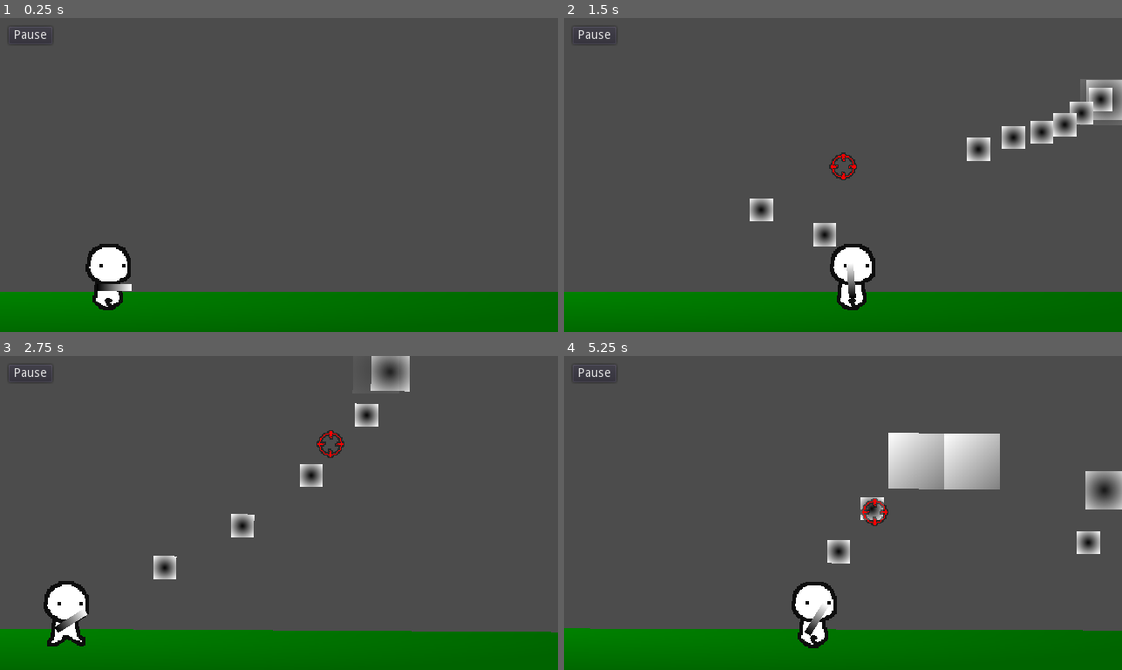
Above: before the commit, frames 1-4 (two rows, left to right).
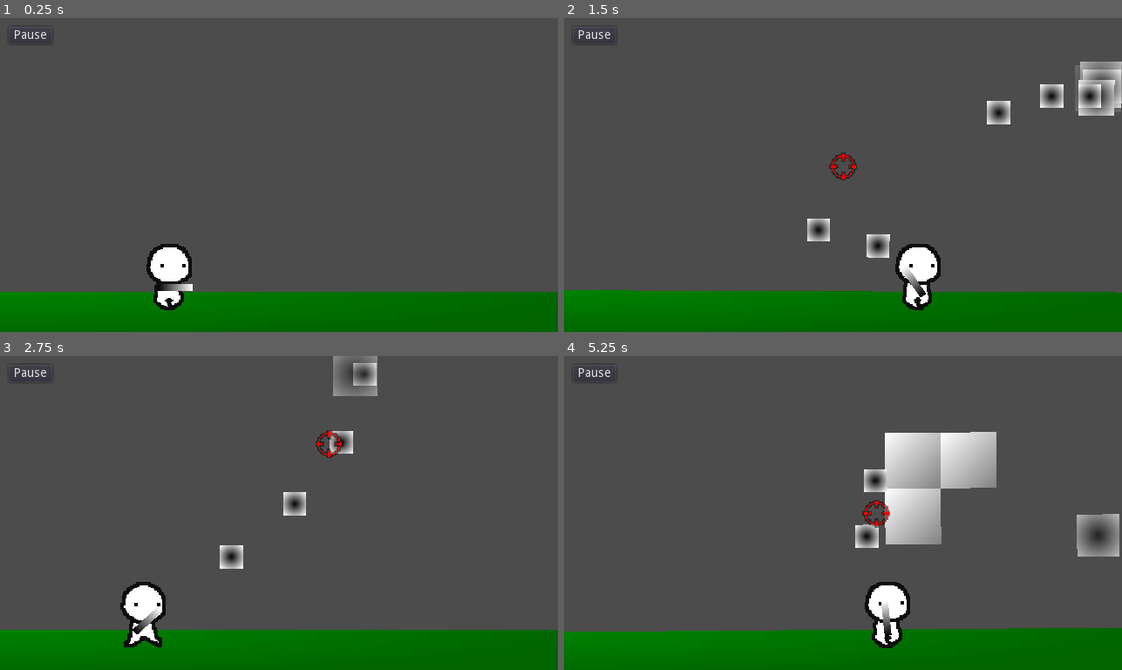
Above: after the commit, the same moments.

Repository: dranik544/explanation-overdue
Game: Godot game, scene res://scenes/main.tscn
Same seed, same stepped clock (60 frames per second), same inputs: the game is played once before the commit and once after it.
Inputs (mouse positions are in pixels of both pictures, inside the frame that each line leads up to):
- Up to frame 1 (0.25 s): no input
- Up to frame 2 (1.5 s): tap Enter at 0.5 s; move the mouse to (965, 159) at 0.52 s; press the mouse at (965, 159) at 0.53 s; hold D (RIGHT) 0.53-1.25 s; tap W (JUMP) at 0.77 s; release the mouse at (965, 159) at 1.25 s; drag from (731, 190) to (1066, 118) at 1.27 s
- Up to frame 3 (2.75 s): move the mouse to (334, 443) at 2.02 s; press the mouse at (334, 443) at 2.03 s; hold A (LEFT) from 2.03 s (still down)
- Up to frame 4 (5.25 s): release A (LEFT) at 2.75 s; release the mouse at (898, 443) at 2.75 s; drag from (815, 575) to (882, 469) at 2.77 s; move the mouse to (1010, 560) at 3.52 s; press the mouse at (1010, 560) at 3.53 s; hold D (RIGHT) 3.53-4.25 s; tap W (JUMP) at 3.77 s; release the mouse at (1010, 560) at 4.25 s; drag from (675, 465) to (1021, 560) at 4.27 s; move the mouse to (870, 513) at 5.02 s; press the mouse at (870, 513) at 5.03 s; hold D (RIGHT) from 5.03 s (still down)

The runs differ from the first frame. In frame 1, 2.6% of the frame differs, in the area x 15-35%, y 71-94%; in frame 2, 6.4%; in frame 3, 5.7%; in frame 4, 7.6%, in the area x 0-100%, y 24-94%.

Commit message:
здоровье и урон на игрока + глазiкi) + новый тип блока

Diff:
--- a/project.godot
+++ b/project.godot
@@ -29,6 +29,30 @@
 [gui]
 
 common/drop_mouse_on_gui_input_disabled=true
+
+[importer_defaults]
+
+texture={
+"compress/bptc_ldr": 0,
+"compress/hdr_mode": 0,
+"compress/lossy_quality": 0.7,
+"compress/mode": 0,
+"compress/normal_map": 0,
+"detect_3d": true,
+"flags/anisotropic": false,
+"flags/filter": false,
+"flags/mipmaps": false,
+"flags/repeat": 0,
+"flags/srgb": 2,
+"process/HDR_as_SRGB": false,
+"process/fix_alpha_border": true,
+"process/invert_color": false,
+"process/normal_map_invert_y": false,
+"process/premult_alpha": false,
+"size_limit": 0,
+"stream": false,
+"svg/scale": 1.0
+}
 
 [input]
 
--- a/scenes/blocks/block_1.gd
+++ b/scenes/blocks/block_1.gd
@@ -6,7 +6,11 @@
 var maxHealth: int                          # максимальное здоровье блока
 
 export var health: int = 4                  # здоровье блока (блять здоровье у блока, ахуенно просто)
-enum blockType {default}                    # все типы блоков
+# все типы блоков
+enum blockType {
+	default,
+	undamaged
+}
 export(blockType) var currentBlockType      # текущий тип блока
 export(bool) var startedDeactivate = true   # стартовая деактивация
 
@@ -23,7 +27,7 @@
 
 	if Global.enableAnimations:
 		match currentBlockType:
-			0:
+			blockType.default:
 				var tweenDamage: Tween = Tween.new()
 				add_child(tweenDamage)
 
@@ -42,6 +46,8 @@
 				yield(tweenDamageR, "tween_completed")
 
 				tweenDamageR.queue_free()
+#			blockType.undamaged:   # у этого типа блока нет анимации получения урона
+#
 
 	# если здоровья меньше или равно нулю, то ...
 	if health <= 0:
@@ -51,7 +57,7 @@
 
 		# ... запускаем анимацию в зависимости от типа блока
 		match currentBlockType:
-			0:
+			blockType.default:
 				if Global.enableAnimations:
 					var tween: Tween = Tween.new()
 					add_child(tween)
--- a/scenes/blocks/block_1.tscn
+++ b/scenes/blocks/block_1.tscn
@@ -18,6 +18,8 @@
 collision_layer = 4
 collision_mask = 8
 script = ExtResource( 1 )
+health = 9999
+currentBlockType = 1
 
 [node name="CollisionShape2D" type="CollisionShape2D" parent="."]
 shape = SubResource( 1 )
--- a/scenes/deathZone.gd
+++ b/scenes/deathZone.gd
@@ -1,6 +1,6 @@
 extends Area2D
 
-export(Vector2) var defaultPlayerPosition = Vector2(-155, 100)
+export(Vector2) var defaultPlayerPosition = Vector2(-100, 90)
 
 
 func _ready():
@@ -9,3 +9,4 @@
 func bodyEntered(body: Node2D):
 	if body.is_in_group("player"):
 		body.global_position = defaultPlayerPosition
+		if body.has_method("damage"): body.damage(10)
--- a/scenes/main.tscn
+++ b/scenes/main.tscn
@@ -169,7 +169,7 @@
 projectileScene = ExtResource( 4 )
 
 [node name="player" parent="." instance=ExtResource( 1 )]
-position = Vector2( -155, 100 )
+position = Vector2( -100, 90 )
 poolPath = NodePath("../ProjectilePool")
 cameraPath = NodePath("../Camera2D")
 
--- a/scenes/player/player.gd
+++ b/scenes/player/player.gd
@@ -1,6 +1,7 @@
 extends KinematicBody2D
 
 onready var sprite: AnimatedSprite = $Sprite
+onready var spriteEyes: AnimatedSprite = $eyes
 onready var aimSprite: Sprite = $aimSprite
 onready var weapon: Sprite = $weapon
 onready var projectileTimer: Timer = $projectileTimer
@@ -28,6 +29,9 @@
 export(float) var deaccelerationMove = 60.0       # плавность конца ходьбы
 export(bool) var enableMaxDistanceAim = true      # включить ограничения прицела по растоянию
 export(float) var maxDistanceAim = 75.0           # ограничения прицела по растоянию
+export(int) var health = 100                      # здоровье игрока
+var maxHealth: int = health                       # максимальное возможное здоровье
+
 export(NodePath) var poolPath                                                 # ПУТЬ К внешний пул проджектайлов
 onready var pool: Node2D = get_node(poolPath) if poolPath else null           # внешний пул проджектайлов
 export(NodePath) var cameraPath                                               # ПУТЬ К камера
@@ -143,6 +147,10 @@
 			touchMoveStart = event.position
 			touchMoveDragOffset = Vector2.ZERO
 		else:
+			# ВАЖНАЯ ЗАМЕТКА НА БУДУЩЕЕ:
+			# у всех устройств экраны разные, поэтому стоит расчитывать высоту свайпа с учётом
+			# размера экрана, иначе будет ооочень плохо.
+
 			# если игрок сделал свайп вверх и он на полу, то можно ебануть вверх
 			if touchMoveStart.y - event.position.y > 50.0 and is_on_floor():
 				velocity.y = jumpVelocity
@@ -153,7 +161,7 @@
 		touchMoveDragOffset.x = (event.position.x - touchMoveStart.x) * Global.sensivityMove
 
 		if touchMoveStart.y - event.position.y > 80.0 and is_on_floor():
-			velocity.y = jumpVelocity
+			velocity.y = jumpVelocity * (touchMoveStart.y - event.position.y) * 0.01
 			touchMoveStart.y = event.position.y
 
 func rightTouch(event: InputEvent):
@@ -238,3 +246,33 @@
 
 	if not touchAimActive:
 		aimSprite.visible = false
+
+func damage(count: int):
+	if health <= 0: return
+
+	health -= count
+	print("player health: ", str(health))
+
+	if health <= 0: death()
+
+	if Global.enableAnimations:
+		var tween: Tween = Tween.new()
+		add_child(tween)
+
+		spriteEyes.animation = "damageEyes_" + str(sprite.animation)
+		print("damageEyes_" + str(sprite.animation))
+
+		tween.interpolate_property(sprite, "modulate", sprite.modulate, Color(1.0, 0.0, 0.0, 1.0), 0.1, Tween.TRANS_CIRC, Tween.EASE_IN)
+		tween.start()
+		yield(tween, "tween_completed")
+
+		tween.interpolate_property(sprite, "modulate", sprite.modulate, Color(1.0, 1.0, 1.0, 1.0), 2.0, Tween.TRANS_CIRC, Tween.EASE_OUT)
+		yield(tween, "tween_completed")
+
+		spriteEyes.animation = "none"
+
+		tween.queue_free()
+
+func death():
+	pass
+	# будет сделано позже
--- a/scenes/player/player.tscn
+++ b/scenes/player/player.tscn
@@ -1,28 +1,13 @@
-[gd_scene load_steps=11 format=2]
+[gd_scene load_steps=8 format=2]
 
 [ext_resource path="res://scenes/player/player.gd" type="Script" id=1]
 [ext_resource path="res://sprites/aimSprite2.png" type="Texture" id=2]
-[ext_resource path="res://sprites/player/playerIdle1.png" type="Texture" id=3]
-[ext_resource path="res://sprites/player/playerRun1.png" type="Texture" id=4]
-[ext_resource path="res://sprites/player/playerRun2.png" type="Texture" id=5]
-[ext_resource path="res://sprites/player/playerIdle2.png" type="Texture" id=6]
+[ext_resource path="res://spriteFrames/player.tres" type="SpriteFrames" id=3]
+[ext_resource path="res://spriteFrames/eyes.tres" type="SpriteFrames" id=7]
 
 [sub_resource type="CapsuleShape2D" id=1]
 radius = 12.0
 height = 34.0
-
-[sub_resource type="SpriteFrames" id=4]
-animations = [ {
-"frames": [ ExtResource( 3 ), ExtResource( 6 ) ],
-"loop": true,
-"name": "idle",
-"speed": 4.0
-}, {
-"frames": [ ExtResource( 3 ), ExtResource( 4 ), ExtResource( 3 ), ExtResource( 5 ) ],
-"loop": true,
-"name": "run",
-"speed": 4.0
-} ]
 
 [sub_resource type="Gradient" id=2]
 
@@ -39,8 +24,13 @@
 shape = SubResource( 1 )
 
 [node name="Sprite" type="AnimatedSprite" parent="."]
-frames = SubResource( 4 )
+frames = ExtResource( 3 )
 animation = "run"
+playing = true
+
+[node name="eyes" type="AnimatedSprite" parent="."]
+frames = ExtResource( 7 )
+animation = "none"
 playing = true
 
 [node name="weapon" type="Sprite" parent="."]
--- /dev/null
+++ b/spriteFrames/eyes.tres
@@ -0,0 +1,21 @@
+[gd_resource type="SpriteFrames" load_steps=2 format=2]
+
+[ext_resource path="res://sprites/player/eyes/damageEyes1.png" type="Texture" id=1]
+
+[resource]
+animations = [ {
+"frames": [ ExtResource( 1 ), ExtResource( 1 ) ],
+"loop": true,
+"name": "damageEyes_idle",
+"speed": 4.0
+}, {
+"frames": [ ExtResource( 1 ), ExtResource( 1 ), ExtResource( 1 ), ExtResource( 1 ) ],
+"loop": true,
+"name": "damageEyes_run",
+"speed": 4.0
+}, {
+"frames": [  ],
+"loop": true,
+"name": "none",
+"speed": 5.0
+} ]
--- /dev/null
+++ b/spriteFrames/player.tres
@@ -0,0 +1,19 @@
+[gd_resource type="SpriteFrames" load_steps=5 format=2]
+
+[ext_resource path="res://sprites/player/playerIdle2.png" type="Texture" id=1]
+[ext_resource path="res://sprites/player/playerRun2.png" type="Texture" id=2]
+[ext_resource path="res://sprites/player/playerRun1.png" type="Texture" id=3]
+[ext_resource path="res://sprites/player/playerIdle1.png" type="Texture" id=4]
+
+[resource]
+animations = [ {
+"frames": [ ExtResource( 4 ), ExtResource( 1 ) ],
+"loop": true,
+"name": "idle",
+"speed": 4.0
+}, {
+"frames": [ ExtResource( 4 ), ExtResource( 3 ), ExtResource( 4 ), ExtResource( 2 ) ],
+"loop": true,
+"name": "run",
+"speed": 4.0
+} ]
Binary file added: sprites/player/eyes/damageEyes1.png
Not shown, added: sprites/player/eyes/damageEyes1.png.import
Not shown, changed: sprites/player/player.xcf
